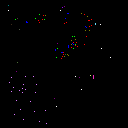
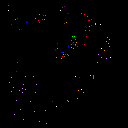
The second 128 × 128 image is a revision of the first. Changes to its layers:
painted on "objects" over (52, 22, 110, 102)
